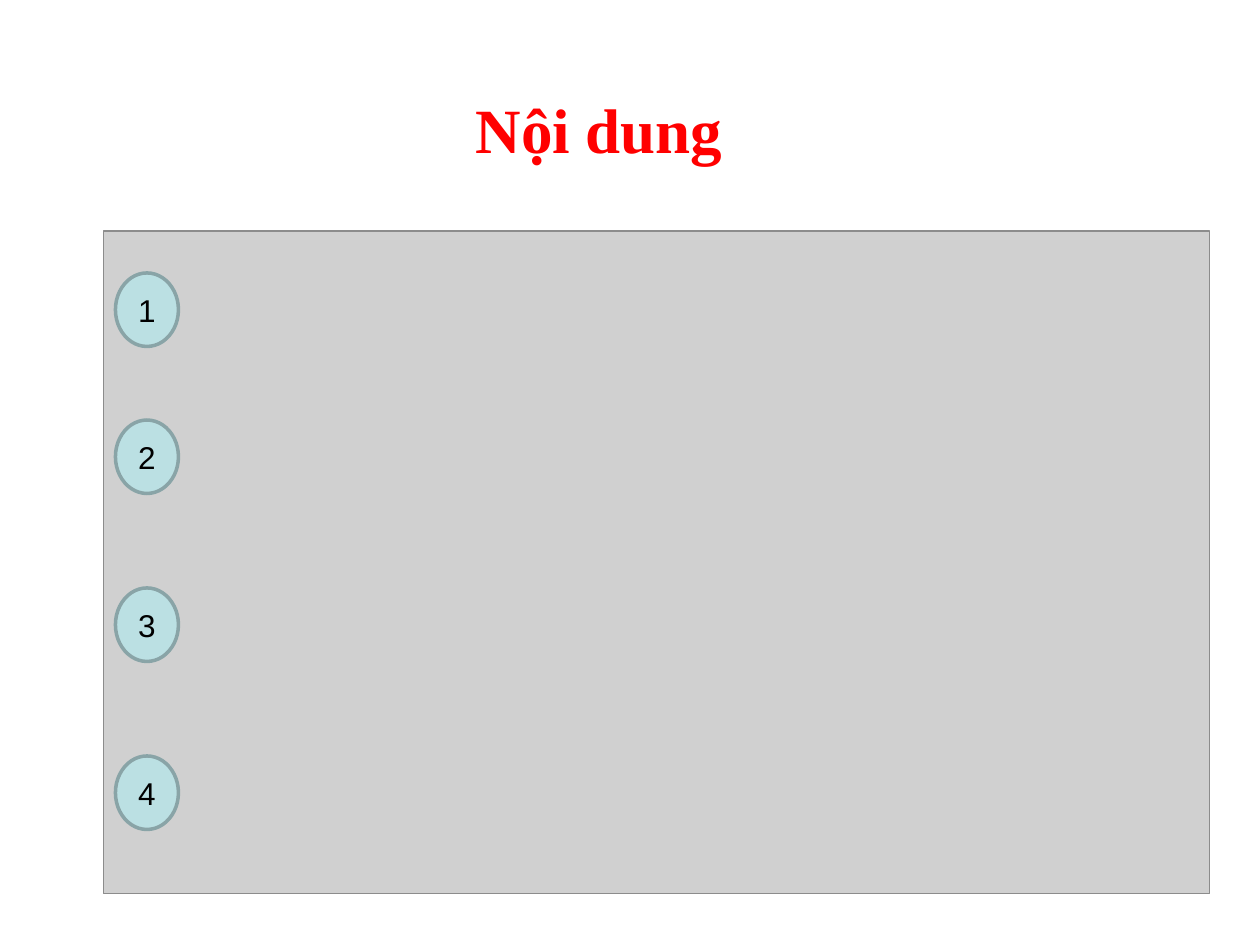
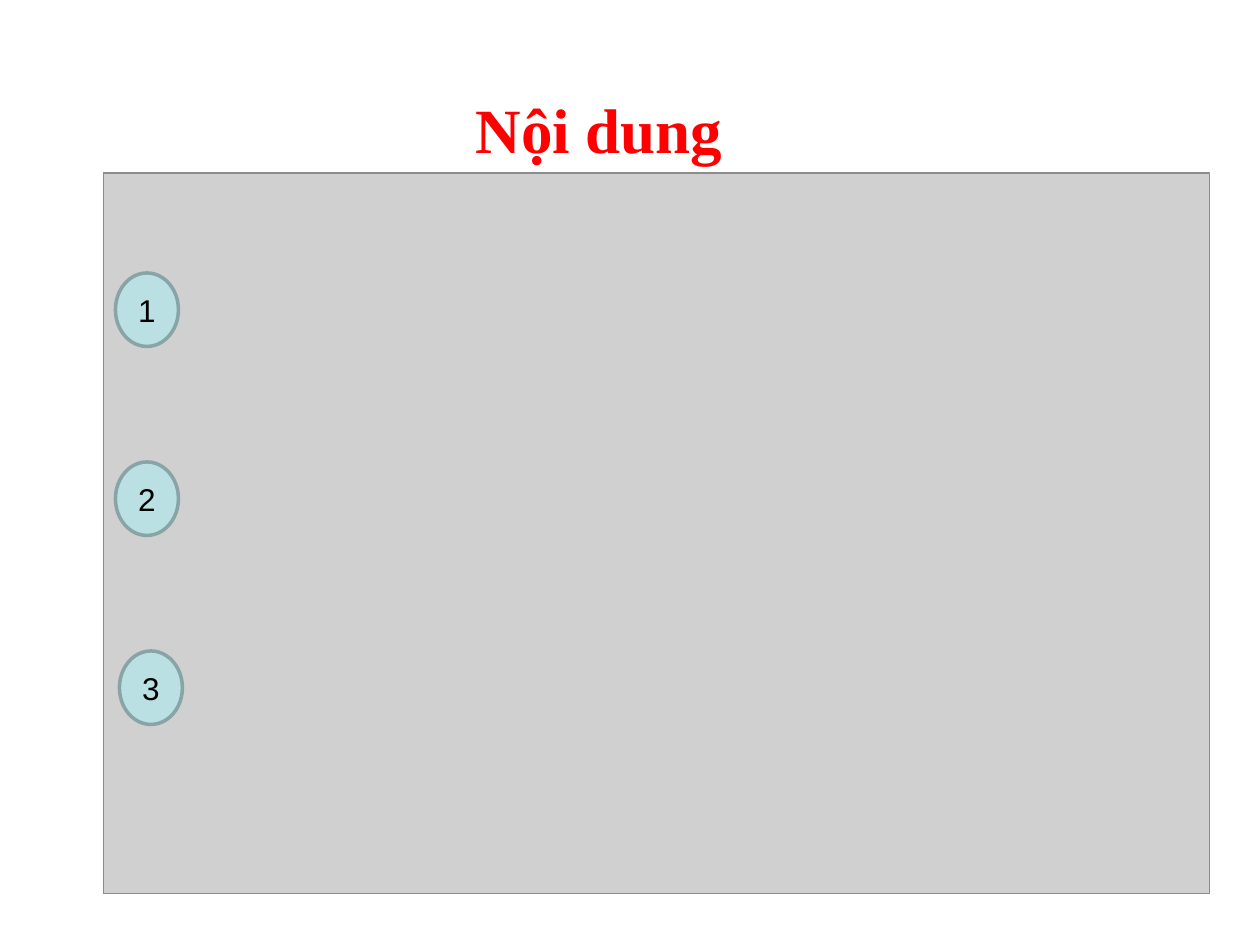
Before and after one commit to kellyfire611/bonita, a slide deck: slide 2 of slide/baocaoFinal.ppt. Drawn at 1260x945 pixels with LibreOffice and Linux fonts; fonts in the diff are those of the drawing; grey boxes stand for pictures; background and template pictures are left out. Boxes give left, top, right and bottom in pixels: in the first picture for what was removed or moved away, otherwise in the second. Text is boxed around its words. In the diff, an @@ line names an element or a change of style, - is before the commit and + after.

```diff
--- a/slide/baocaoFinal.ppt
+++ b/slide/baocaoFinal.ppt
@@ picture resized from (x1=103, y1=231, x2=1210, y2=893) to (x1=103, y1=173, x2=1210, y2=893) @@
@@ ellipse "2" moved from (x1=116, y1=420, x2=179, y2=493) to (x1=116, y1=462, x2=179, y2=536) @@
@@ ellipse "3" moved from (x1=116, y1=588, x2=179, y2=662) to (x1=120, y1=651, x2=183, y2=724) @@
@@ ellipse removed at (x1=116, y1=756, x2=179, y2=829) @@
-4
```
Also in this commit, not shown: 2 other slides changed, 24 slides added, 9 slides removed, 4 other files.
